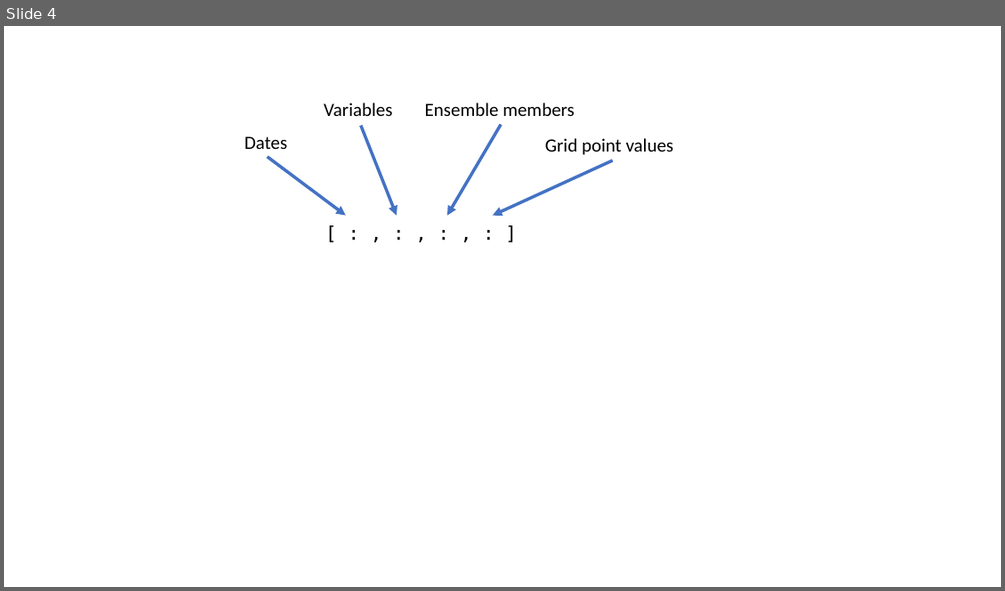
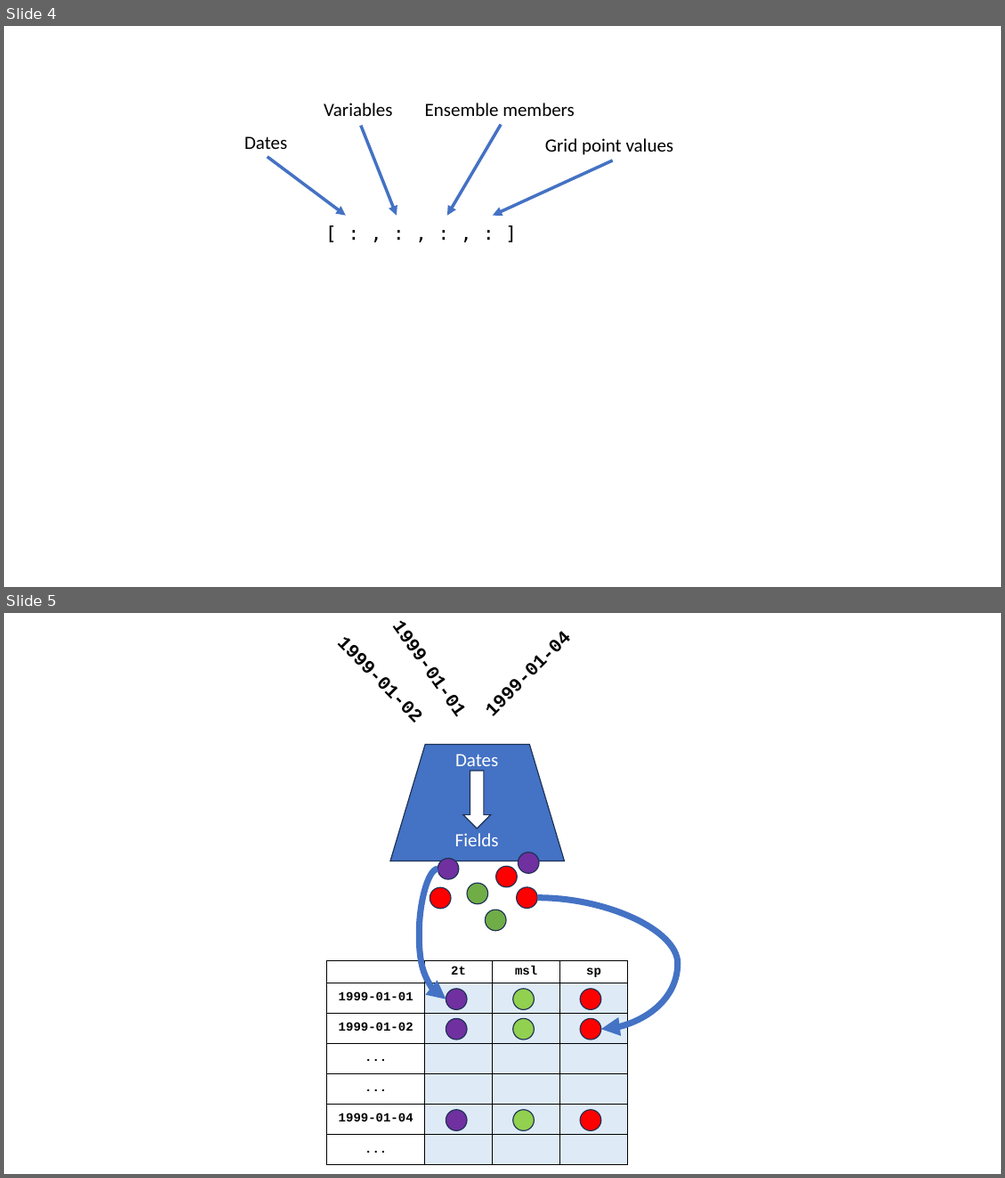
Before and after one commit to ecmwf/anemoi-docs, a slide deck: docs/datasets/images.pptx. Shown one above the other, each under a label of ours: slide 4 before the commit, slides 4 and 5 after it. The pictures are 1005x591 and 1005x1178 pixels, drawn with LibreOffice and Linux fonts; fonts in the diff are those of the drawing. Boxes give left, top, right and bottom in pixels: in the first picture for what was removed or moved away, otherwise in the second. Text is boxed around its words. In the diff, an @@ line names an element or a change of style, - is before the commit and + after.

```diff
--- a/docs/datasets/images.pptx
+++ b/docs/datasets/images.pptx
@@ slide 5 added at bbox=[4, 613, 1001, 1174], background #FFFFFF @@
@@ flow chart manual operation added at bbox=[390, 745, 565, 861], fill #4472C4, outline #1E3256 1 pt @@
@@ text added at bbox=[455, 754, 498, 772], 18 pt, text #FFFFFF @@
+Dates
@@ down arrow added at bbox=[463, 771, 491, 828], fill #FFFFFF, outline #1E3256 1 pt @@
@@ text added at bbox=[455, 833, 499, 846], 18 pt, text #FFFFFF @@
+Fields
@@ ellipse added at bbox=[518, 852, 539, 873], fill #7030A0, outline #1E3256 1 pt @@
@@ curved arrow added from (437, 868) to (446, 999), #4472C4 6 pt @@
@@ ellipse added at bbox=[437, 859, 459, 879], fill #7030A0, outline #1E3256 1 pt @@
@@ ellipse added at bbox=[496, 866, 517, 887], fill #FF0000, outline #1E3256 1 pt @@
@@ ellipse added at bbox=[430, 887, 451, 908], fill #FF0000, outline #1E3256 1 pt @@
@@ ellipse added at bbox=[467, 883, 488, 904], fill #70AD47, outline #1E3256 1 pt @@
@@ ellipse added at bbox=[517, 887, 537, 908], fill #FF0000, outline #1E3256 1 pt @@
@@ curved arrow added from (537, 898) to (601, 1029), #4472C4 6 pt @@
@@ ellipse added at bbox=[485, 910, 506, 931], fill #70AD47, outline #1E3256 1 pt @@
@@ table added at bbox=[327, 961, 627, 1165], 7 rows, 4 columns @@
+ | 2t | msl | sp
+1999-01-01 |  |  | 
+1999-01-02 |  |  | 
+... |  |  | 
+... |  |  | 
+1999-01-04 |  |  | 
+... |  |  | 
@@ text added at bbox=[339, 991, 413, 1000], 18 pt, text #000000, bold @@
+1999-01-01
@@ ellipse added at bbox=[446, 989, 467, 1009], fill #7030A0, outline #1E3256 1 pt @@
@@ ellipse added at bbox=[513, 989, 534, 1009], fill #92D050, outline #1E3256 1 pt @@
@@ ellipse added at bbox=[580, 989, 600, 1009], fill #FF0000, outline #1E3256 1 pt @@
@@ text added at bbox=[339, 1022, 413, 1030], 18 pt, text #000000, bold @@
+1999-01-02
@@ ellipse added at bbox=[446, 1018, 467, 1039], fill #7030A0, outline #1E3256 1 pt @@
@@ ellipse added at bbox=[513, 1018, 534, 1039], fill #92D050, outline #1E3256 1 pt @@
@@ ellipse added at bbox=[580, 1018, 600, 1039], fill #FF0000, outline #1E3256 1 pt @@
@@ text added at bbox=[339, 1112, 413, 1121], 18 pt, text #000000, bold @@
+1999-01-04
@@ ellipse added at bbox=[446, 1110, 467, 1130], fill #7030A0, outline #1E3256 1 pt @@
@@ ellipse added at bbox=[513, 1110, 534, 1130], fill #92D050, outline #1E3256 1 pt @@
@@ ellipse added at bbox=[580, 1110, 600, 1130], fill #FF0000, outline #1E3256 1 pt @@
```
Also in this commit, not shown: 3 other files.
